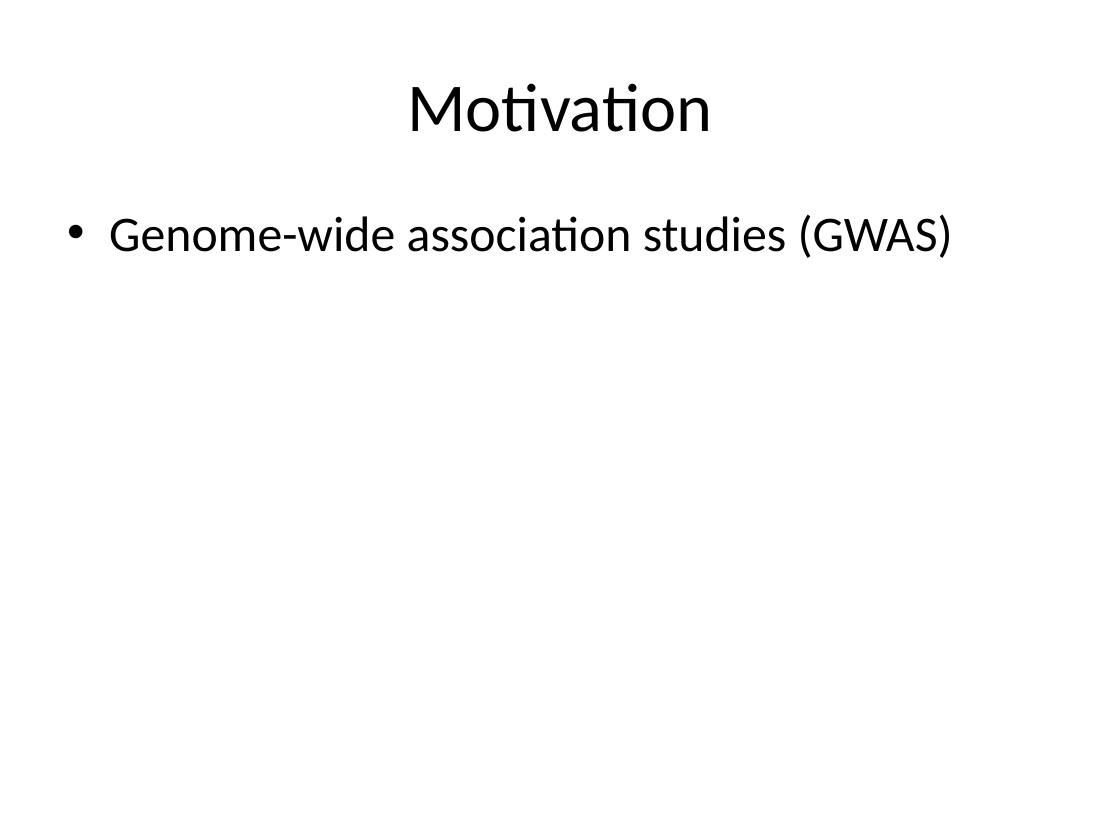
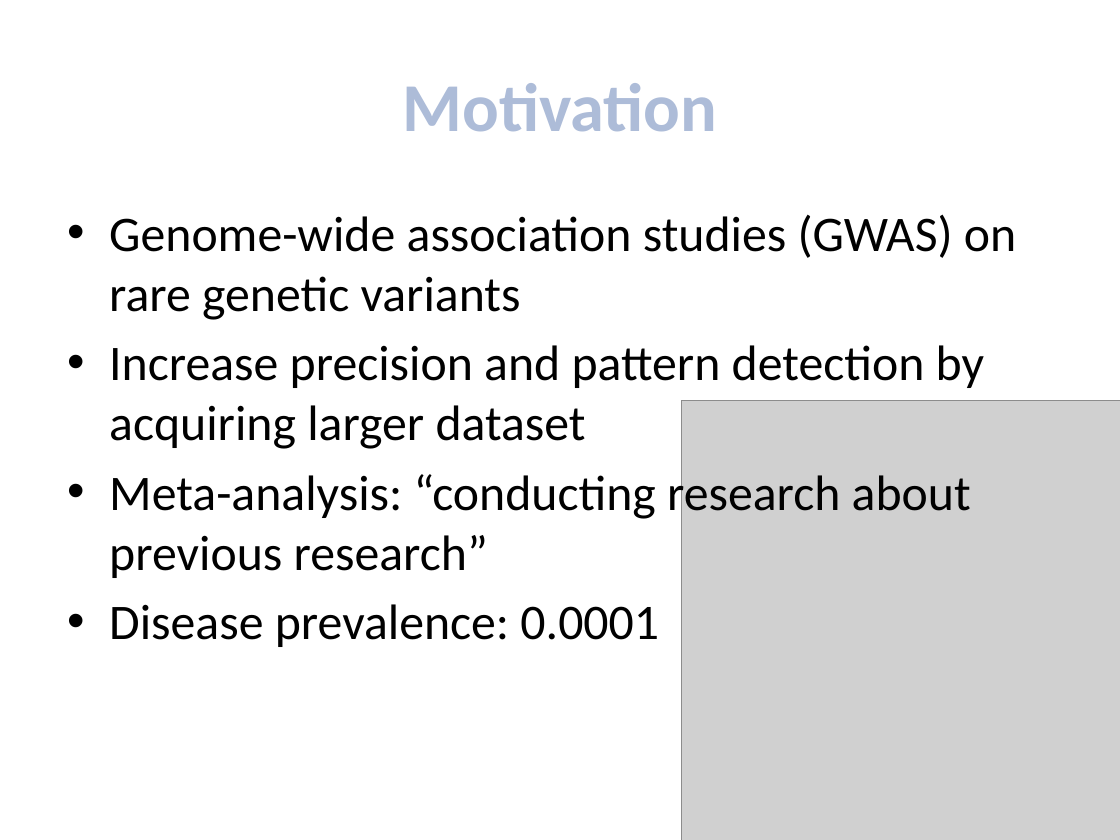
Before and after one commit to lankrist/ph_meta-analysis, a slide deck: slide 2 of meta_analysis_presentation.pptx. Drawn at 1120x840 pixels with LibreOffice and Linux fonts; fonts in the diff are those of the drawing; grey boxes stand for pictures. Boxes give left, top, right and bottom in pixels: in the first picture for what was removed or moved away, otherwise in the second. Text is boxed around its words. In the diff, an @@ line names an element or a change of style, - is before the commit and + after.

```diff
--- a/meta_analysis_presentation.pptx
+++ b/meta_analysis_presentation.pptx
@@ title "Motivation" at (402,83,717,132): text colour #000000 to gradient #87B2FF to #3A5F8C, letter outline none to #FCFCFD 1.4 pt, bold on @@
@@ text at (109,214,1016,647): text changed @@
-• Genome-wide association studies (GWAS)
+• Genome-wide association studies (GWAS) on rare genetic variants
+• Increase precision and pattern detection by acquiring larger dataset
+• Meta-analysis: “conducting research about previous research”
+• Disease prevalence: 0.0001
@@ picture added at (681,400,1120,840) @@
```
Also in this commit, not shown: 2 other slides changed, 3 slides added, 2 slides removed, 1 other file.
